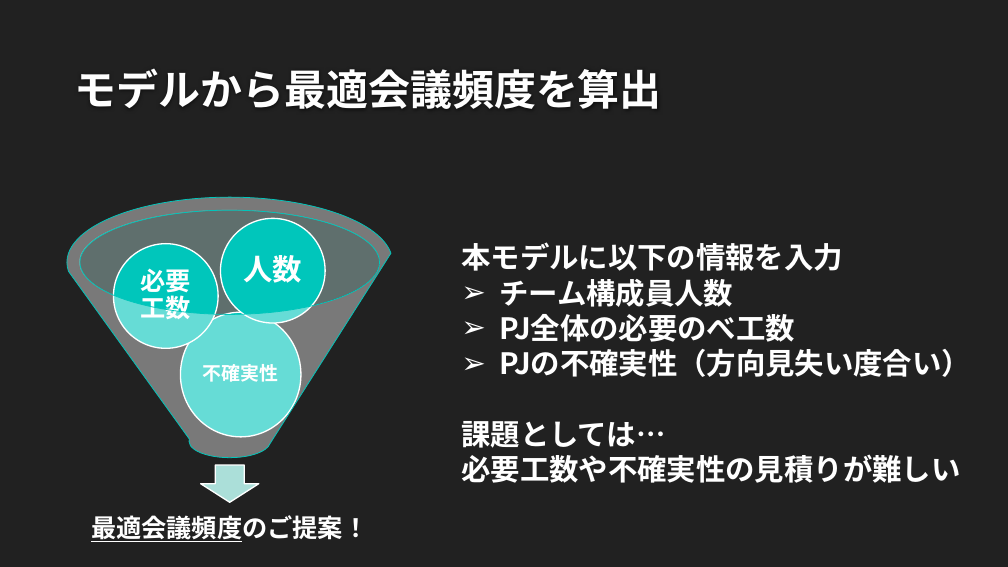
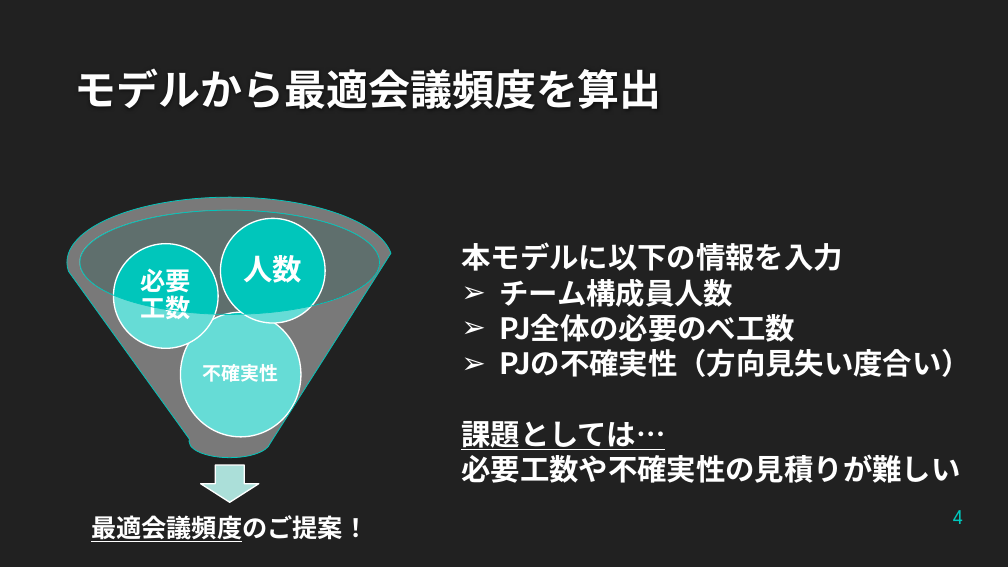
Before and after one commit to AstroMev/TeamSimulation, a slide deck: slide 4 of TeamProgressSimulation.pptx. Drawn at 1008x567 pixels with LibreOffice and Linux fonts; fonts in the diff are those of the drawing; background and template pictures are left out. Boxes give left, top, right and bottom in pixels: in the first picture for what was removed or moved away, otherwise in the second. Text is boxed around its words. In the diff, an @@ line names an element or a change of style, - is before the commit and + after.

```diff
--- a/TeamProgressSimulation.pptx
+++ b/TeamProgressSimulation.pptx
@@ text at (x1=461, y1=421, x2=665, y2=450): underline on in "課題としては…" @@
@@ page number added at (x1=953, y1=510, x2=963, y2=524), 20 pt, text #00C6BB @@
+4
```
Also in this commit, not shown: 3 other slides changed, 1 other file.
